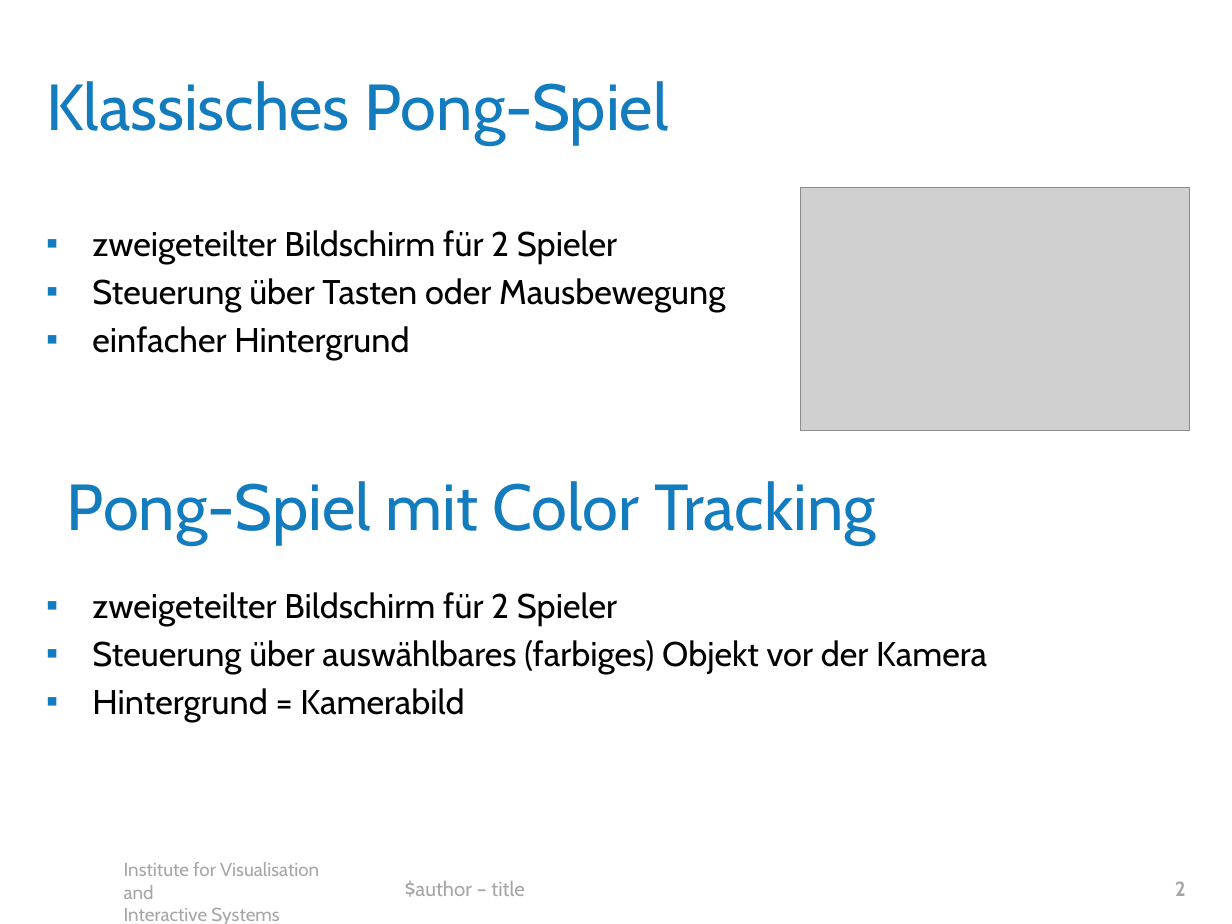
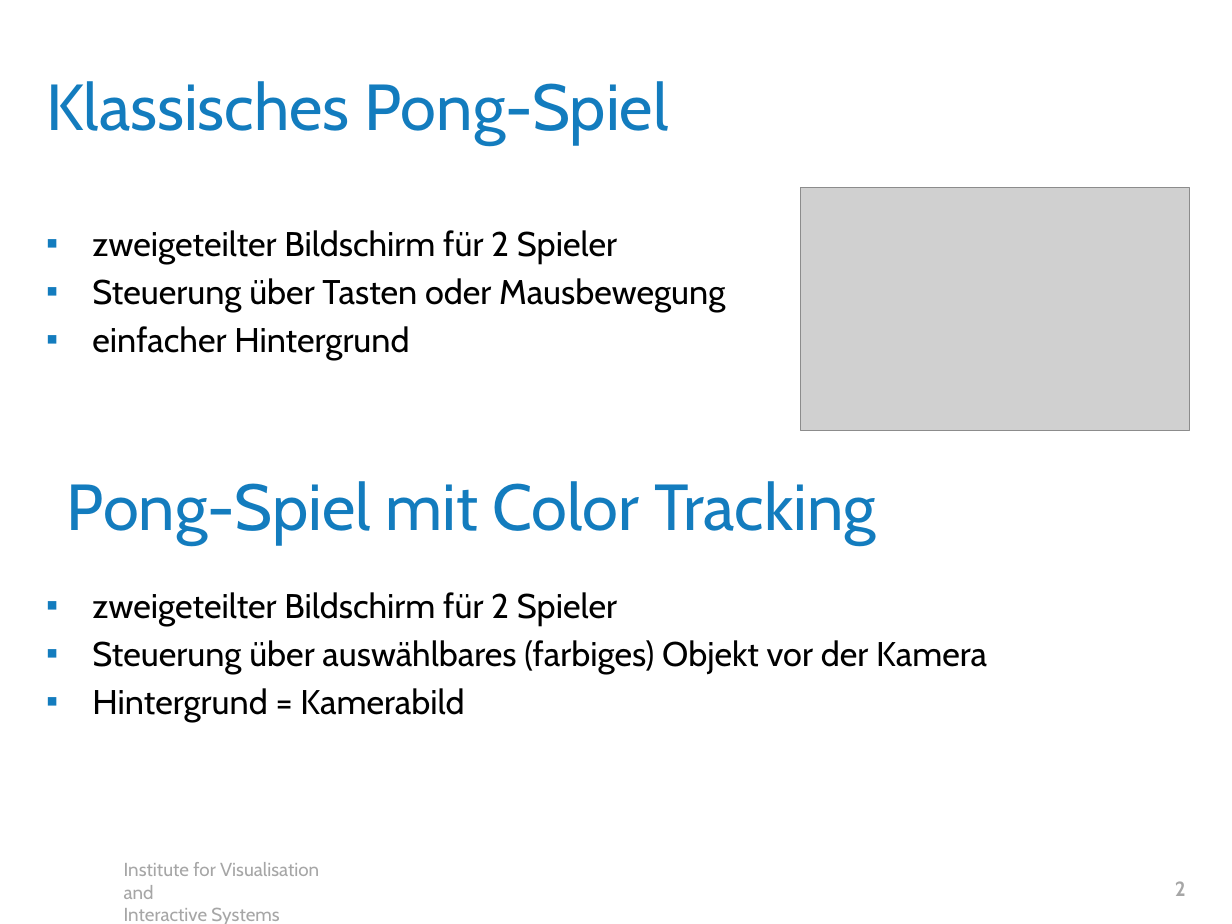
Before and after one commit to JonasJW/color-tracking-miniproject, a slide deck: slide 2 of template.pptx. Drawn at 1232x924 pixels with LibreOffice and Linux fonts; fonts in the diff are those of the drawing; grey boxes stand for pictures; background and template pictures are left out. Boxes give left, top, right and bottom in pixels: in the first picture for what was removed or moved away, otherwise in the second. Text is boxed around its words. In the diff, an @@ line names an element or a change of style, - is before the commit and + after.

Commit message:
Ergänzung Pong

```diff
--- a/template.pptx
+++ b/template.pptx
@@ text removed at [405, 881, 524, 897] @@
-$author – title
```
Also in this commit, not shown: 5 other slides changed, 6 slides added.
